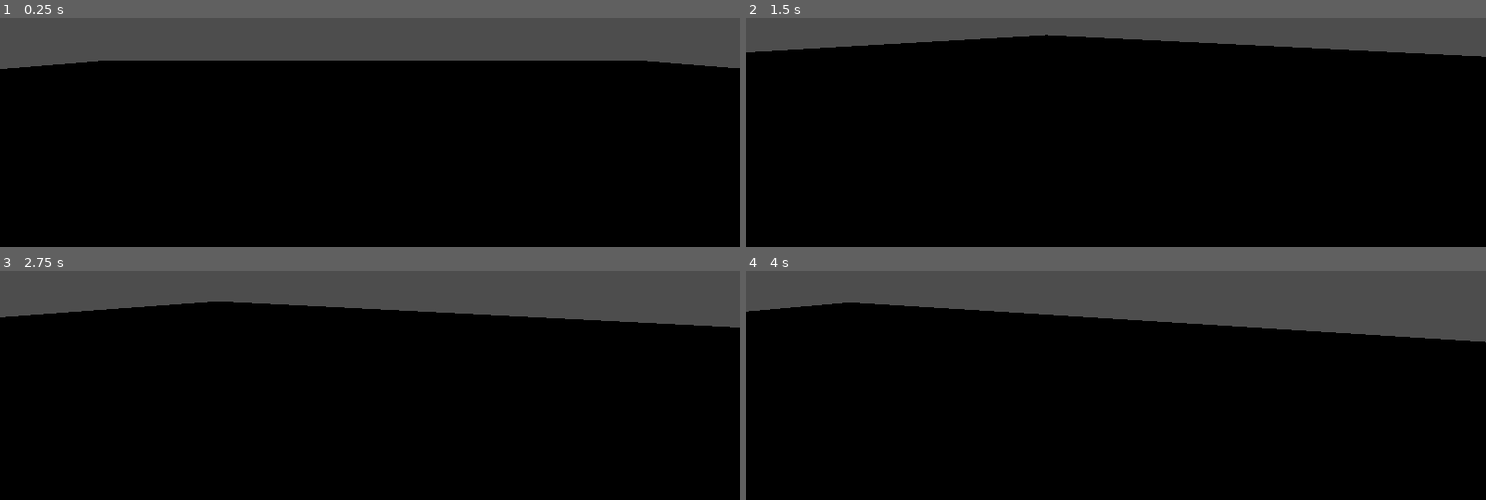
Above: before the commit, frames 1-4 (two rows, left to right).
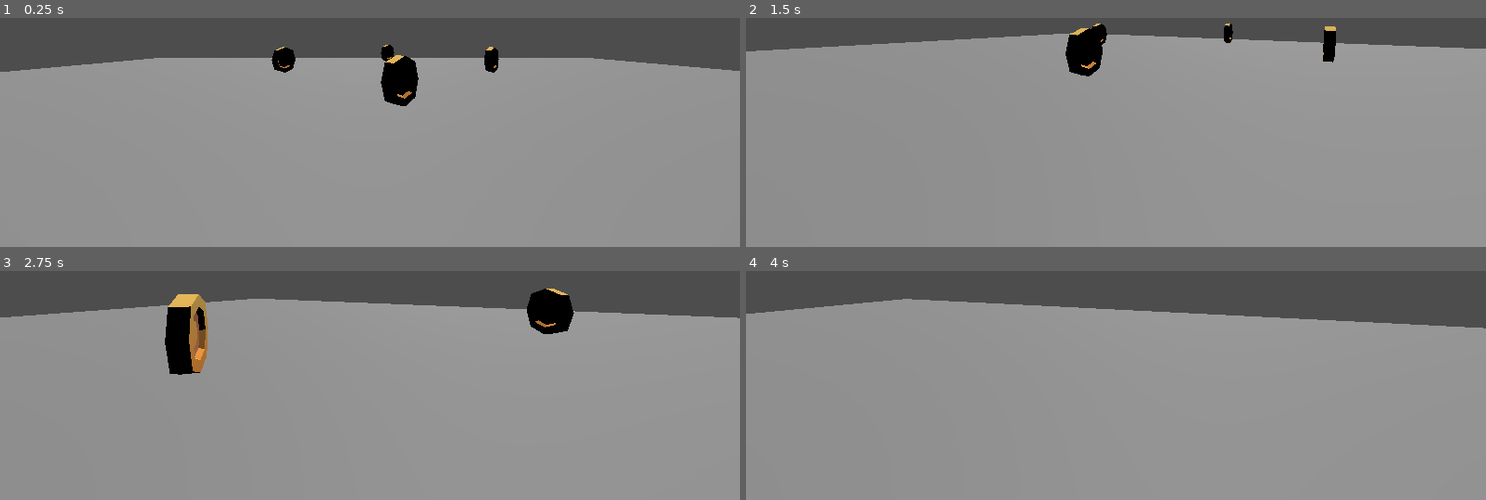
Above: after the commit, the same moments.

Repository: alternisRay/GAMES-4900-Repo
Game: Godot game, scene res://Scenes/PEA3.tscn
Two runs of this game, one before a commit and one after it. Both use one fixed random seed, a clock stepped at 60 frames per second and the inputs below. Before the commit the project starts from res://Scenes/2-20-26_InClass.tscn.
Inputs (mouse positions are in pixels of both pictures, inside the frame that each line leads up to):
- Up to frame 1 (0.25 s): no input
- Up to frame 2 (1.5 s): tap Enter (ui_accept) at 0.5, 0.77 s; move the mouse to (1278, 18) at 0.52 s; hold Right (ui_right) 0.53-1.28 s; click (1278, 18) at 0.67 s; move the mouse to (1079, 40) at 1.27 s; hold Up (ui_up) from 1.28 s (still down)
- Up to frame 3 (2.75 s): keep holding Up (ui_up); tap Enter (ui_accept) at 1.52 s; move the mouse to (384, 284) at 2.02 s
- Up to frame 4 (4 s): keep holding Up (ui_up); move the mouse to (1108, 298) at 2.77 s; click (1108, 298) at 2.92 s; tap Enter (ui_accept) at 3.02, 3.77 s; move the mouse to (1167, 296) at 3.52 s

The runs differ from the first frame. In frame 1, 81% of the frame differs, in the area x 0-100%, y 11-100%; in frame 2, 89%, in the area x 0-100%, y 2-100%; in frame 3, 83%; in frame 4, 82%.

Commit message:
PEA3 Godot Complete
created Coin scene
created PEA3 scene
used proto-controller provide
edited provided script to create CoinBehavior.gd

Diff:
--- /dev/null
+++ b/Godot/Scenes/PEA3.tscn
@@ -0,0 +1,40 @@
+[gd_scene format=3 uid="uid://c76s3c5scrnwl"]
+
+[ext_resource type="PackedScene" uid="uid://bs72ogkvdd7d6" path="res://addons/proto_controller/proto_controller.tscn" id="1_jfa86"]
+[ext_resource type="PackedScene" uid="uid://dgqerhfhqn2fs" path="res://coin.tscn" id="2_g4vqx"]
+
+[sub_resource type="PlaneMesh" id="PlaneMesh_khxra"]
+
+[sub_resource type="BoxShape3D" id="BoxShape3D_xd3qu"]
+size = Vector3(2, 0.01, 2)
+
+[node name="Pea3" type="Node3D" unique_id=1101598735]
+
+[node name="proto_controller" parent="." unique_id=198489032 groups=["Player"] instance=ExtResource("1_jfa86")]
+transform = Transform3D(1, 0, 0, 0, 1, 0, 0, 0, 1, -0.3713864, 0.5551666, 6.0378036)
+
+[node name="Floor" type="StaticBody3D" parent="." unique_id=1968530064]
+disable_mode = 1
+
+[node name="MeshInstance3D" type="MeshInstance3D" parent="Floor" unique_id=906615166]
+transform = Transform3D(22.251799, 0, 0, 0, 22.251799, 0, 0, 0, 22.251799, 0, 0, 0)
+mesh = SubResource("PlaneMesh_khxra")
+
+[node name="CollisionShape3D" type="CollisionShape3D" parent="Floor" unique_id=2021230358]
+transform = Transform3D(22.040487, 0, 0, 0, 22.040487, 0, 0, 0, 22.040487, 0, 0, 0)
+shape = SubResource("BoxShape3D_xd3qu")
+
+[node name="DirectionalLight3D" type="DirectionalLight3D" parent="." unique_id=192917358]
+transform = Transform3D(1, 0, 0, 0, -0.45349276, 0.89125997, 0, -0.89125997, -0.45349276, 0, 28.85257, 0)
+
+[node name="Coin" parent="." unique_id=1639239324 instance=ExtResource("2_g4vqx")]
+transform = Transform3D(1, 0, 0, 0, 1, 0, 0, 0, 1, 0.26573965, 0.53648984, 0.6575718)
+
+[node name="Coin2" parent="." unique_id=1477964267 instance=ExtResource("2_g4vqx")]
+transform = Transform3D(1, 0, 0, 0, 1, 0, 0, 0, 1, 4.51658, 0.53648984, -4.758274)
+
+[node name="Coin3" parent="." unique_id=1945743228 instance=ExtResource("2_g4vqx")]
+transform = Transform3D(1, 0, 0, 0, 1, 0, 0, 0, 1, -3.783505, 0.53648984, -4.758274)
+
+[node name="Coin4" parent="." unique_id=2016003656 instance=ExtResource("2_g4vqx")]
+transform = Transform3D(1, 0, 0, 0, 1, 0, 0, 0, 1, 0.684165, 0.53648984, -9.693063)
--- /dev/null
+++ b/Godot/Scripts/CoinBehavior.gd
@@ -0,0 +1,17 @@
+extends Area3D
+
+@export var rotation_speed: float = 180.0  # Degrees per second
+
+func _ready() -> void:
+	body_entered.connect(_on_body_entered)
+
+func _process(delta: float) -> void:
+	# Rotate around Y axis
+	rotate_y(deg_to_rad(rotation_speed * delta))
+
+func _on_body_entered(body: Node) -> void:
+	if not body.is_in_group("Player"):
+		return
+
+	print("Coin collected!")
+	queue_free()
--- /dev/null
+++ b/Godot/coin.tscn
@@ -0,0 +1,23 @@
+[gd_scene format=3 uid="uid://dgqerhfhqn2fs"]
+
+[ext_resource type="Script" uid="uid://p76bvra3pv48" path="res://Scripts/CoinBehavior.gd" id="1_0t63x"]
+[ext_resource type="PackedScene" uid="uid://bavm10w52ifcf" path="res://Assets/coin-gold.fbx" id="2_v7riw"]
+
+[sub_resource type="BoxShape3D" id="BoxShape3D_pdq0q"]
+size = Vector3(1, 1, 0.7661133)
+
+[node name="Node3D" type="Node3D" unique_id=1639239324]
+
+[node name="Coin" type="Area3D" parent="." unique_id=1946600707]
+transform = Transform3D(1.9109443, 0, 0, 0, 3.7393863, 0, 0, 0, 1.9109443, -0.028894395, 0.10073805, -0.026383638)
+script = ExtResource("1_0t63x")
+
+[node name="MeshInstance3D" type="MeshInstance3D" parent="Coin" unique_id=866480499]
+transform = Transform3D(1, 0, 0, 0, 0.562, 0, 0, 0, 0.562, 0, 0, 0)
+
+[node name="coin-gold" parent="Coin/MeshInstance3D" unique_id=1433338185 instance=ExtResource("2_v7riw")]
+transform = Transform3D(1.1894017, 0, 0, 0, 1.1894016, 0, 0, 0, 1.1894016, 0, 0, 0)
+
+[node name="CollisionShape3D" type="CollisionShape3D" parent="Coin" unique_id=256631938]
+transform = Transform3D(0.5066885, 0, 0, 0, 0.2749649, 0, 0, 0, 0.1815587, 0, 0.13343696, -0.002093047)
+shape = SubResource("BoxShape3D_pdq0q")
--- a/Godot/project.godot
+++ b/Godot/project.godot
@@ -15,6 +15,6 @@
 [application]
 
 config/name="G4900_Project"
-run/main_scene="uid://c03fbqcd3qd81"
+run/main_scene="uid://c76s3c5scrnwl"
 config/features=PackedStringArray("4.6", "Forward Plus")
 config/icon="res://Assets/icon.svg"
Not shown, added: Godot/Scripts/CoinBehavior.gd.uid
